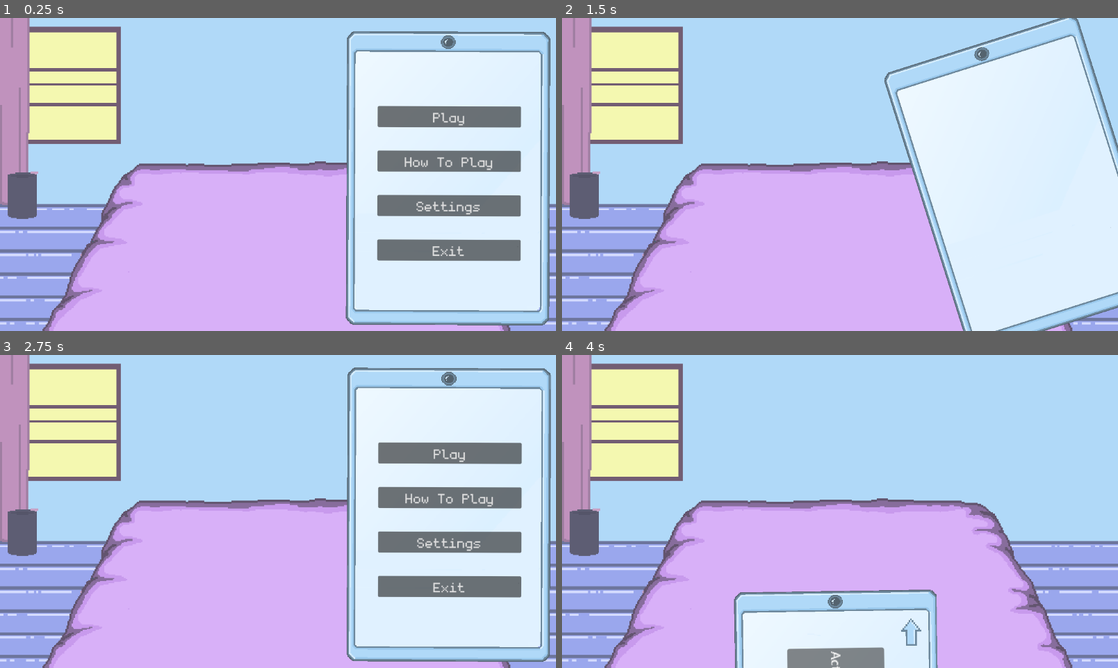
Above: before the commit, frames 1-4 (two rows, left to right).
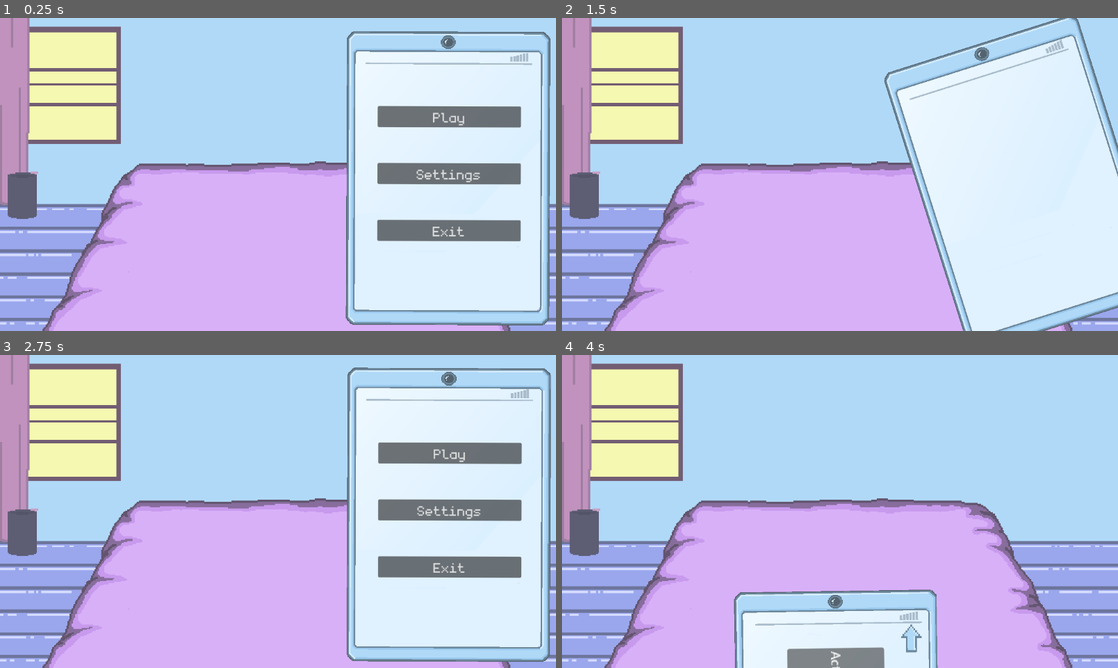
Above: after the commit, the same moments.

Repository: VA-Secheuse/GameDev.tv_GameJam
Game: Godot game, scene res://game/systems/game_manager/GameManager.tscn
Same seed, same stepped clock (60 frames per second), same inputs: the game is played once before the commit and once after it. Sound files missing from this copy of the repository are replaced by a short silence.
Inputs (mouse positions are in pixels of both pictures, inside the frame that each line leads up to; where the layout moved, square brackets give the same spot in the first picture):
- Up to frame 1 (0.25 s): no input
- Up to frame 2 (1.5 s): click (1012, 161) at 0.5 s, where only the run before the commit has a clickable "How To Play"; click "Play" at 1.25 s
- Up to frame 3 (2.75 s): click (177, 436) [172, 436] at 2 s
- Up to frame 4 (4 s): click "Play" at 2.75 s; click "Act1" at 3.5 s

The runs differ from the first frame. In frame 1, 7.5% of the frame differs, in the area x 65-96%, y 11-78%; in frame 2, 0.2%; in frame 3, 7.5%; in frame 4, 0.4%.

Commit message:
ajout du top bar

Diff:
--- /dev/null
+++ b/groove-phone/game/UI/how_to_play/HowToPlay.tscn
@@ -0,0 +1,9 @@
+[gd_scene format=3 uid="uid://wf7i8ryo20kt"]
+
+[node name="HowToPlay" type="Control" unique_id=1729661766]
+layout_mode = 3
+anchors_preset = 15
+anchor_right = 1.0
+anchor_bottom = 1.0
+grow_horizontal = 2
+grow_vertical = 2
--- a/groove-phone/game/UI/level_selection/LevelSelection.tscn
+++ b/groove-phone/game/UI/level_selection/LevelSelection.tscn
@@ -6,6 +6,7 @@
 [ext_resource type="Texture2D" uid="uid://cje0gnekugw46" path="res://assets/sprite/Buttons/Fleche_back.png" id="3_70x7a"]
 [ext_resource type="Script" uid="uid://bcxqhw05w4c0" path="res://game/UI/buttons/phone_buttons.gd" id="4_5i3bd"]
 [ext_resource type="FontFile" uid="uid://dlioe6s6bh5ew" path="res://assets/font/monogram.ttf" id="5_l23jo"]
+[ext_resource type="Texture2D" uid="uid://cv1jdkwsopsy7" path="res://assets/sprite/UI/Barre_cell.png" id="7_tf4nk"]
 
 [sub_resource type="ShaderMaterial" id="ShaderMaterial_l23jo"]
 shader = ExtResource("3_7p5fm")
@@ -29,6 +30,12 @@
 texture = ExtResource("1_vhirw")
 script = ExtResource("2_joefn")
 left_corner = NodePath("LeftCorner")
+
+[node name="Sprite2D" type="Sprite2D" parent="." unique_id=703482869]
+texture_filter = 1
+position = Vector2(34.444447, 126.111115)
+rotation = -1.5707964
+texture = ExtResource("7_tf4nk")
 
 [node name="ErrorMessage" type="MarginContainer" parent="." unique_id=1482415017]
 layout_mode = 1
@@ -99,7 +106,7 @@
 layout_mode = 0
 offset_right = 40.0
 offset_bottom = 40.0
-theme_override_constants/margin_left = 34
+theme_override_constants/margin_left = 42
 theme_override_constants/margin_top = 18
 
 [node name="back" type="Button" parent="MarginContainer2" unique_id=1839025286]
--- a/groove-phone/game/UI/main_menu/MainMenu.tscn
+++ b/groove-phone/game/UI/main_menu/MainMenu.tscn
@@ -3,6 +3,7 @@
 [ext_resource type="Script" uid="uid://dhvg2lllaxvk8" path="res://game/UI/main_menu/main_menu.gd" id="1_rmjxk"]
 [ext_resource type="FontFile" uid="uid://dlioe6s6bh5ew" path="res://assets/font/monogram.ttf" id="2_8ovyh"]
 [ext_resource type="Texture2D" uid="uid://dyns8jaw0gnq1" path="res://assets/sprite/Cellphone_full_art.png" id="3_ku3nx"]
+[ext_resource type="Texture2D" uid="uid://cv1jdkwsopsy7" path="res://assets/sprite/UI/Barre_cell.png" id="3_q3uw7"]
 [ext_resource type="Script" uid="uid://bcxqhw05w4c0" path="res://game/UI/buttons/phone_buttons.gd" id="4_ku3nx"]
 
 [node name="MainMenu" type="MarginContainer" unique_id=581755862 node_paths=PackedStringArray("left_corner")]
@@ -38,6 +39,11 @@
 scale = Vector2(1.8, 1.8)
 texture = ExtResource("3_ku3nx")
 
+[node name="Sprite2D" type="Sprite2D" parent="Panel/TextureRect" unique_id=40630898]
+texture_filter = 1
+position = Vector2(130.00002, 33.88889)
+texture = ExtResource("3_q3uw7")
+
 [node name="MenuButton" type="MarginContainer" parent="Panel" unique_id=1763734656]
 layout_mode = 1
 anchors_preset = 15
@@ -54,7 +60,7 @@
 
 [node name="VBoxContainer" type="VBoxContainer" parent="Panel/MenuButton" unique_id=890191493]
 layout_mode = 2
-theme_override_constants/separation = 49
+theme_override_constants/separation = 75
 
 [node name="Play" type="Button" parent="Panel/MenuButton/VBoxContainer" unique_id=30100528]
 custom_minimum_size = Vector2(300, 0)
@@ -62,14 +68,6 @@
 theme_override_fonts/font = ExtResource("2_8ovyh")
 theme_override_font_sizes/font_size = 45
 text = "Play"
-script = ExtResource("4_ku3nx")
-metadata/_custom_type_script = "uid://bcxqhw05w4c0"
-
-[node name="HowToPlay" type="Button" parent="Panel/MenuButton/VBoxContainer" unique_id=607390996]
-layout_mode = 2
-theme_override_fonts/font = ExtResource("2_8ovyh")
-theme_override_font_sizes/font_size = 45
-text = "How To Play"
 script = ExtResource("4_ku3nx")
 metadata/_custom_type_script = "uid://bcxqhw05w4c0"
 
@@ -93,6 +91,5 @@
 position = Vector2(379, 2)
 
 [connection signal="pressed" from="Panel/MenuButton/VBoxContainer/Play" to="." method="_on_play_pressed"]
-[connection signal="pressed" from="Panel/MenuButton/VBoxContainer/HowToPlay" to="." method="_on_how_to_play_pressed"]
 [connection signal="pressed" from="Panel/MenuButton/VBoxContainer/Settings" to="." method="_on_settings_pressed"]
 [connection signal="pressed" from="Panel/MenuButton/VBoxContainer/Exit" to="." method="_on_exit_pressed"]
--- a/groove-phone/game/UI/start_level/StartLevelPhone.tscn
+++ b/groove-phone/game/UI/start_level/StartLevelPhone.tscn
@@ -7,6 +7,7 @@
 [ext_resource type="Texture2D" uid="uid://dl284l232e531" path="res://assets/sprite/Effect/notif_dot.png" id="5_mkj65"]
 [ext_resource type="Texture2D" uid="uid://cje0gnekugw46" path="res://assets/sprite/Buttons/Fleche_back.png" id="6_pjsho"]
 [ext_resource type="Script" uid="uid://bcxqhw05w4c0" path="res://game/UI/buttons/phone_buttons.gd" id="7_cpkh7"]
+[ext_resource type="Texture2D" uid="uid://cv1jdkwsopsy7" path="res://assets/sprite/UI/Barre_cell.png" id="8_2tob8"]
 
 [sub_resource type="ShaderMaterial" id="ShaderMaterial_qrpec"]
 shader = ExtResource("2_1llvt")
@@ -48,6 +49,11 @@
 position = Vector2(0, 184)
 texture = ExtResource("3_1llvt")
 
+[node name="Sprite2D" type="Sprite2D" parent="." unique_id=1673473456]
+texture_filter = 1
+position = Vector2(1, 35)
+texture = ExtResource("8_2tob8")
+
 [node name="Area2D" type="Area2D" parent="." unique_id=1126944621]
 position = Vector2(0, 55)
 
@@ -70,10 +76,10 @@
 texture_filter = 1
 material = SubResource("ShaderMaterial_cpkh7")
 custom_minimum_size = Vector2(40, 30)
-offset_left = -108.0
-offset_top = 33.0
-offset_right = -68.0
-offset_bottom = 63.0
+offset_left = -109.0
+offset_top = 42.0
+offset_right = -69.0
+offset_bottom = 72.0
 size_flags_horizontal = 0
 size_flags_vertical = 0
 theme_override_styles/normal = SubResource("StyleBoxTexture_2tob8")
--- a/groove-phone/game/UI/start_level/start_level_phone.gd
+++ b/groove-phone/game/UI/start_level/start_level_phone.gd
@@ -92,6 +92,7 @@
 	still_in_menu = false
 	$NotifBubble.visible = false
 	$NotifLogo.visible = false
+	$PhoneSprite.material.set_shader_parameter("outline_width", 0)
 
 func scale_to(target_left_corner: Vector2, target_scale: Vector2, duration: float = 0.5) -> void:
 	var old_position = self.global_position
--- a/groove-phone/game/systems/display/cellphone/CellPhone.tscn
+++ b/groove-phone/game/systems/display/cellphone/CellPhone.tscn
@@ -19,6 +19,42 @@
 scale = Vector2(2.5, 2.5)
 texture = ExtResource("2_iw8gi")
 
+[node name="A" type="Label" parent="SpriteCellphone" unique_id=2071592252]
+texture_filter = 1
+offset_left = -89.600006
+offset_top = 100.0
+offset_right = -49.600006
+offset_bottom = 123.0
+theme_override_fonts/font = ExtResource("6_vkj42")
+text = "A"
+
+[node name="S" type="Label" parent="SpriteCellphone" unique_id=1813700797]
+texture_filter = 1
+offset_left = -33.200005
+offset_top = 100.0
+offset_right = 6.7999954
+offset_bottom = 123.0
+theme_override_fonts/font = ExtResource("6_vkj42")
+text = "S"
+
+[node name="K" type="Label" parent="SpriteCellphone" unique_id=357608207]
+texture_filter = 1
+offset_left = 26.400002
+offset_top = 100.4
+offset_right = 66.399994
+offset_bottom = 123.4
+theme_override_fonts/font = ExtResource("6_vkj42")
+text = "K"
+
+[node name="L" type="Label" parent="SpriteCellphone" unique_id=705096153]
+texture_filter = 1
+offset_left = 83.999985
+offset_top = 100.4
+offset_right = 123.999985
+offset_bottom = 123.4
+theme_override_fonts/font = ExtResource("6_vkj42")
+text = "L"
+
 [node name="Label" type="Label" parent="." unique_id=199996144]
 offset_left = -271.0
 offset_top = 311.0
@@ -43,19 +79,19 @@
 position = Vector2(216, -230)
 
 [node name="Position1End" type="Marker2D" parent="SpawnMarkers" unique_id=1012209769]
-position = Vector2(-217, 260)
+position = Vector2(-217, 271)
 
 [node name="Position2End" type="Marker2D" parent="SpawnMarkers" unique_id=1648190760]
-position = Vector2(-76, 259)
+position = Vector2(-76, 270)
 
 [node name="Position3End" type="Marker2D" parent="SpawnMarkers" unique_id=1357082582]
-position = Vector2(70, 260)
+position = Vector2(70, 271)
 
 [node name="Position4End" type="Marker2D" parent="SpawnMarkers" unique_id=1794941639]
-position = Vector2(214, 260)
+position = Vector2(214, 271)
 
 [node name="Position5End" type="Marker2D" parent="SpawnMarkers" unique_id=2107964597]
-position = Vector2(0, 259)
+position = Vector2(0, 270)
 
 [node name="Position5Start" type="Marker2D" parent="SpawnMarkers" unique_id=82714404]
 position = Vector2(0, -231)
--- a/groove-phone/game/systems/display/cellphone/rectangle_queue.gd
+++ b/groove-phone/game/systems/display/cellphone/rectangle_queue.gd
@@ -60,7 +60,19 @@
 		shake_tween.tween_property($ThumbsStartingAnimation, "position", original_pos + Vector2(randf_range(3.0, 6.0), randf_range(-3.0, -6.0)), 0.6)
 		tween.tween_callback(func(): queue_free())
 	else:
-		queue_free()
+		if move_tween: move_tween.kill()
+		var tween = create_tween()
+		$send_highlight.visible = true
+		$send_highlight.scale = Vector2(2.3, 2.3)
+		modulate.a = 1.0
+		tween.tween_property($send_highlight, "scale", Vector2(2.35, 2.35), 0.4)
+		tween.tween_callback(func(): $send_highlight.visible = false)
+		$ThumbsStartingAnimation/Effect.global_position = $Send/Marker2D.global_position
+		$ThumbsStartingAnimation/Effect.visible = true
+		var original_pos = $Send/Marker2D.global_position
+		var shake_tween = create_tween()
+		shake_tween.tween_property($ThumbsStartingAnimation/Effect, "global_position", original_pos + Vector2(randf_range(3.0, 6.0), randf_range(-3.0, -6.0)), 0.4)
+		tween.tween_callback(func(): queue_free())
 
 func _timing_icon(timing : String):
 	match timing:
@@ -84,10 +96,23 @@
 		var original_pos = $ThumbsStartingAnimation.position
 		$ThumbsStartingAnimation/Effect.frame = 0
 		var shake_tween = create_tween()
-		shake_tween.tween_property($ThumbsStartingAnimation, "position", original_pos + Vector2(randf_range(3.0, 6.0), randf_range(-3.0, -6.0)), 0.6)
+		shake_tween.tween_property($ThumbsStartingAnimation, "position", original_pos + Vector2(randf_range(3.0, 6.0), randf_range(-3.0, -6.0)), 0.3)
 		tween.tween_callback(func(): queue_free())
 	else:
-		queue_free()
+		if move_tween: move_tween.kill()
+		var tween = create_tween()
+		modulate.a = 1.0
+		$send_red.visible = true
+		$send_red.scale = Vector2(2.3, 2.3)
+		tween.tween_property($send_red, "scale", Vector2(2.35, 2.35), 0.4)
+		tween.tween_callback(func(): $send_red.visible = false)
+		$ThumbsStartingAnimation/Effect.global_position = $Send/Marker2D.global_position
+		$ThumbsStartingAnimation/Effect.visible = true
+		var original_pos = $Send/Marker2D.global_position
+		$ThumbsStartingAnimation/Effect.frame = 0
+		var shake_tween = create_tween()
+		shake_tween.tween_property($ThumbsStartingAnimation/Effect, "global_position", original_pos + Vector2(randf_range(3.0, 6.0), randf_range(-3.0, -6.0)), 0.4)
+		tween.tween_callback(func(): queue_free())
 
 func get_height():
 	return $Rectangle.texture.get_height()
--- a/groove-phone/game/systems/display/cellphone/rectangle_queue.tscn
+++ b/groove-phone/game/systems/display/cellphone/rectangle_queue.tscn
@@ -7,6 +7,8 @@
 [ext_resource type="Texture2D" uid="uid://6mwmw772i3yj" path="res://assets/sprite/Effect/Note_validation_icon.png" id="6_dvju4"]
 [ext_resource type="Texture2D" uid="uid://ctmm1ddd1rva" path="res://assets/sprite/Effect/red_outline.png" id="6_xk10q"]
 [ext_resource type="Texture2D" uid="uid://byy0p42iegy41" path="res://assets/sprite/Buttons/Barre_Send.png" id="7_dvju4"]
+[ext_resource type="Texture2D" uid="uid://bbv4571byrk03" path="res://assets/sprite/Buttons/send_highlight.png" id="8_21bpl"]
+[ext_resource type="Texture2D" uid="uid://demqtwbr7sstm" path="res://assets/sprite/Buttons/send_highlight_red.png" id="9_bdfp0"]
 
 [sub_resource type="LabelSettings" id="LabelSettings_8kobb"]
 font = ExtResource("3_euwb3")
@@ -58,6 +60,40 @@
 scale = Vector2(2.9, 2.9)
 texture = ExtResource("6_xk10q")
 
+[node name="Camera2D" type="Camera2D" parent="." unique_id=1563516402]
+
+[node name="Send" type="Sprite2D" parent="." unique_id=324108062]
+visible = false
+texture_filter = 1
+position = Vector2(1.0000005, -1)
+scale = Vector2(2.3, 2.3)
+texture = ExtResource("7_dvju4")
+
+[node name="Marker2D" type="Marker2D" parent="Send" unique_id=1768211148]
+visible = false
+position = Vector2(116.52174, -11.304347)
+
+[node name="Label" type="Label" parent="Send" unique_id=1996746876]
+texture_filter = 1
+offset_left = -17.391306
+offset_top = -7.391305
+offset_right = 22.608694
+offset_bottom = 15.608695
+theme_override_fonts/font = ExtResource("3_euwb3")
+text = "SPACE"
+
+[node name="send_highlight" type="Sprite2D" parent="." unique_id=473960153]
+visible = false
+texture_filter = 1
+scale = Vector2(2.3, 2.3)
+texture = ExtResource("8_21bpl")
+
+[node name="send_red" type="Sprite2D" parent="." unique_id=1668118523]
+visible = false
+texture_filter = 1
+scale = Vector2(2.3, 2.3)
+texture = ExtResource("9_bdfp0")
+
 [node name="ThumbsStartingAnimation" type="Marker2D" parent="." unique_id=75823730]
 position = Vector2(72, -24)
 
@@ -67,12 +103,3 @@
 position = Vector2(4.7683716e-07, 0)
 texture = ExtResource("6_dvju4")
 hframes = 4
-
-[node name="Camera2D" type="Camera2D" parent="." unique_id=1563516402]
-
-[node name="Send" type="Sprite2D" parent="." unique_id=324108062]
-visible = false
-texture_filter = 1
-position = Vector2(1.0000005, -1)
-scale = Vector2(2.3, 2.3)
-texture = ExtResource("7_dvju4")
Binary file added: groove-phone/assets/sprite/Buttons/send_highlight.aseprite
Binary file added: groove-phone/assets/sprite/Buttons/send_highlight.png
Not shown, added: groove-phone/assets/sprite/Buttons/send_highlight.png.import
Binary file added: groove-phone/assets/sprite/Buttons/send_highlight_red.png
Not shown, added: groove-phone/assets/sprite/Buttons/send_highlight_red.png.import
